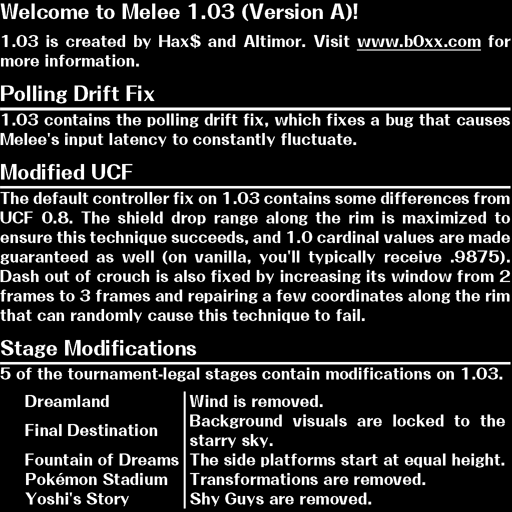
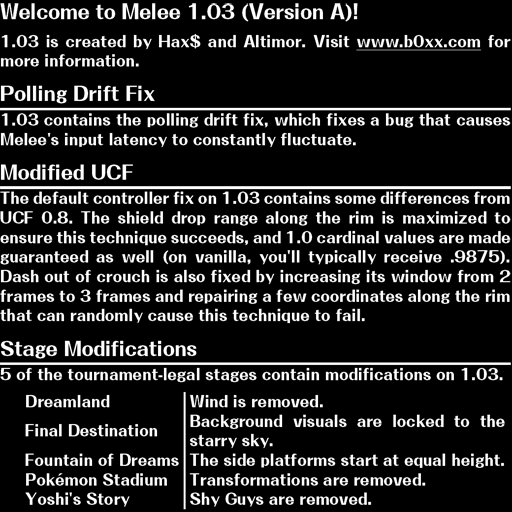
Layered file, before and after one edit (512px x 512px). Changes by layer:
renamed "Layer 2" to "Layer 0", painted on it over [0, 3, 511, 510]
removed layer "Layer 1" over [0, 3, 511, 510]
